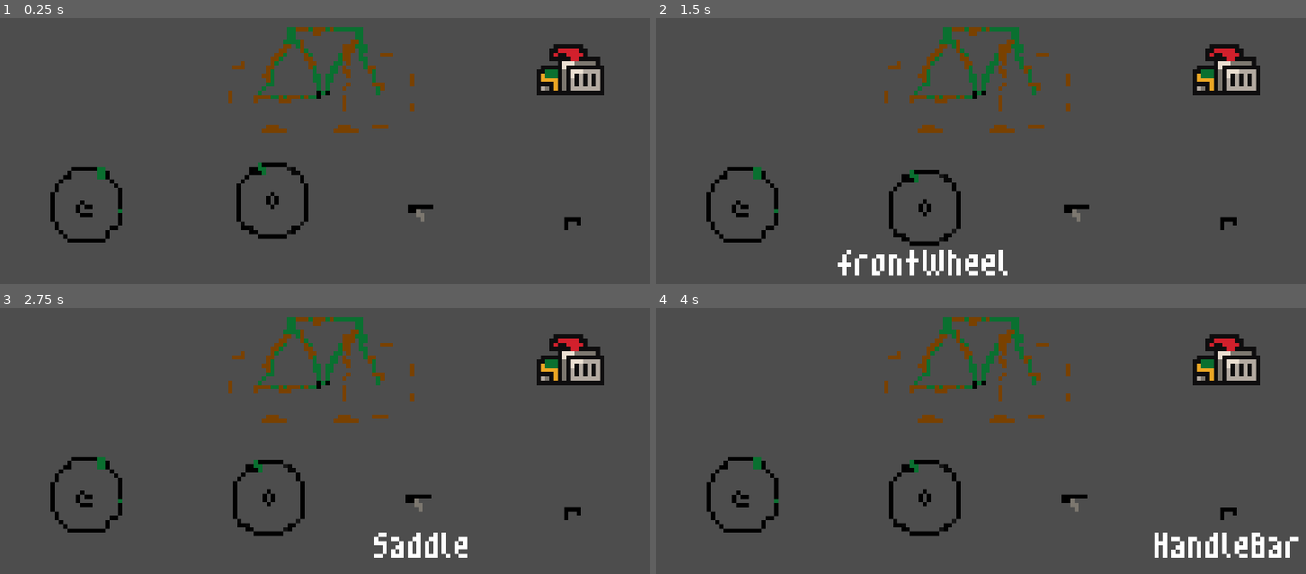
Above: before the commit, frames 1-4 (two rows, left to right).
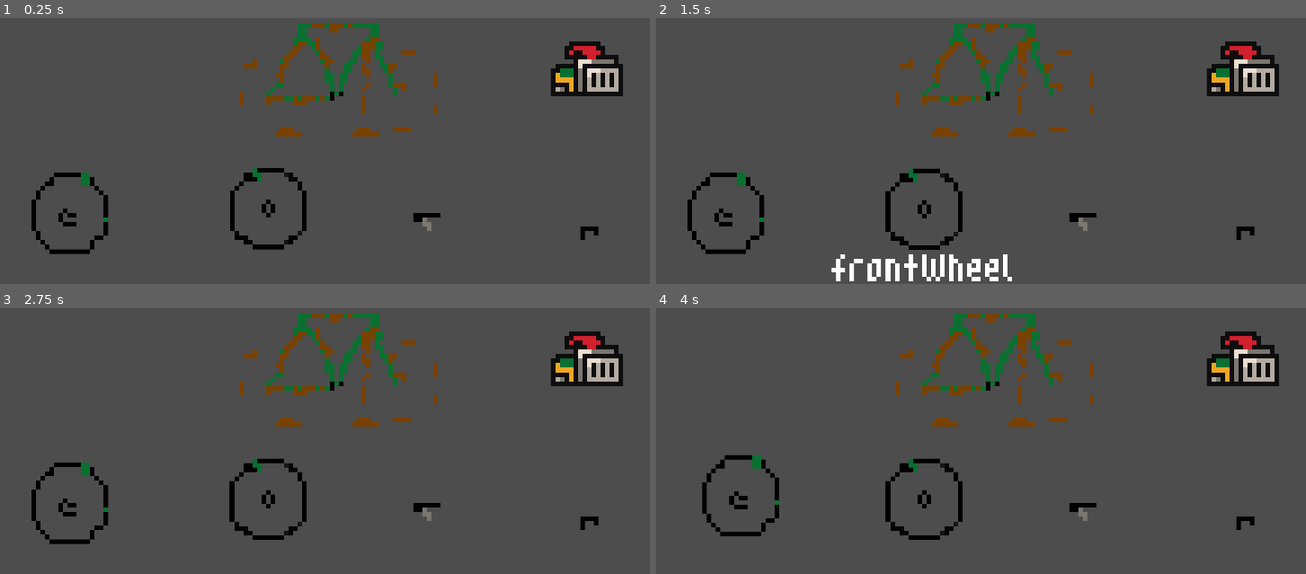
Above: after the commit, the same moments.

Repository: javierrcalvete/bikeShop
Game: Godot game, scene res://scenes/game.tscn
The game is run twice, just before and just after one commit, with the same random seed, the same clock (stepped at 60 frames per second) and the same inputs.
Inputs (mouse positions are in pixels of both pictures, inside the frame that each line leads up to):
- Up to frame 1 (0.25 s): no input
- Up to frame 2 (1.5 s): tap Enter at 0.5 s; move the mouse to (981, 89) at 0.52 s; click (981, 89) at 0.6 s; tap Space at 1.25 s; move the mouse to (929, 201) at 1.27 s; click (929, 201) at 1.35 s
- Up to frame 3 (2.75 s): tap Enter at 2 s; move the mouse to (422, 502) at 2.02 s; click (422, 502) at 2.1 s
- Up to frame 4 (4 s): tap Space at 2.75 s; move the mouse to (740, 494) at 2.77 s; click (740, 494) at 2.85 s; tap Enter at 3.5 s; move the mouse to (1228, 512) at 3.52 s; click (1228, 512) at 3.6 s

The runs differ from the first frame. In frame 1, 8.4% of the frame differs, in the area x 4-96%, y 2-89%; in frame 2, 9.3%, in the area x 4-96%, y 2-99%; in frame 3, 8.6%; in frame 4, 8.4%.

Commit message:
rearenged places game scene

Diff:
--- a/scenes/game.tscn
+++ b/scenes/game.tscn
@@ -18,28 +18,31 @@
 script = ExtResource("1_hiaon")
 
 [node name="ScoreLabel" type="Label" parent="GameManager"]
-offset_left = -78.0
-offset_top = -47.0
-offset_right = -34.0
-offset_bottom = -21.0
+offset_left = -22.0
+offset_top = -44.0
+offset_right = 22.0
+offset_bottom = -27.0
 theme_override_fonts/font = ExtResource("2_rifxf")
 theme_override_font_sizes/font_size = 16
 
 [node name="Menu" parent="GameManager" instance=ExtResource("10_542sw")]
-offset_left = -83.0
-offset_top = -20.0
-offset_right = -83.0
-offset_bottom = -20.0
+anchors_preset = -1
+anchor_left = 0.001
+offset_left = -73.92
+offset_top = -25.0
+offset_right = -1963.0
+offset_bottom = -1070.0
 
 [node name="Camera2D" type="Camera2D" parent="."]
-zoom = Vector2(11.3, 11.3)
+zoom = Vector2(12.08, 12.08)
 
 [node name="BikeParts" type="Node" parent="."]
 
 [node name="Bike" parent="BikeParts" instance=ExtResource("2_yqayn")]
-position = Vector2(-2, 1)
+position = Vector2(1, 1)
 
 [node name="Mud" parent="BikeParts" instance=ExtResource("1_ygpkm")]
+position = Vector2(4, 0)
 
 [node name="WheelFront" parent="BikeParts" instance=ExtResource("6_nioxd")]
 position = Vector2(-13, 26)
